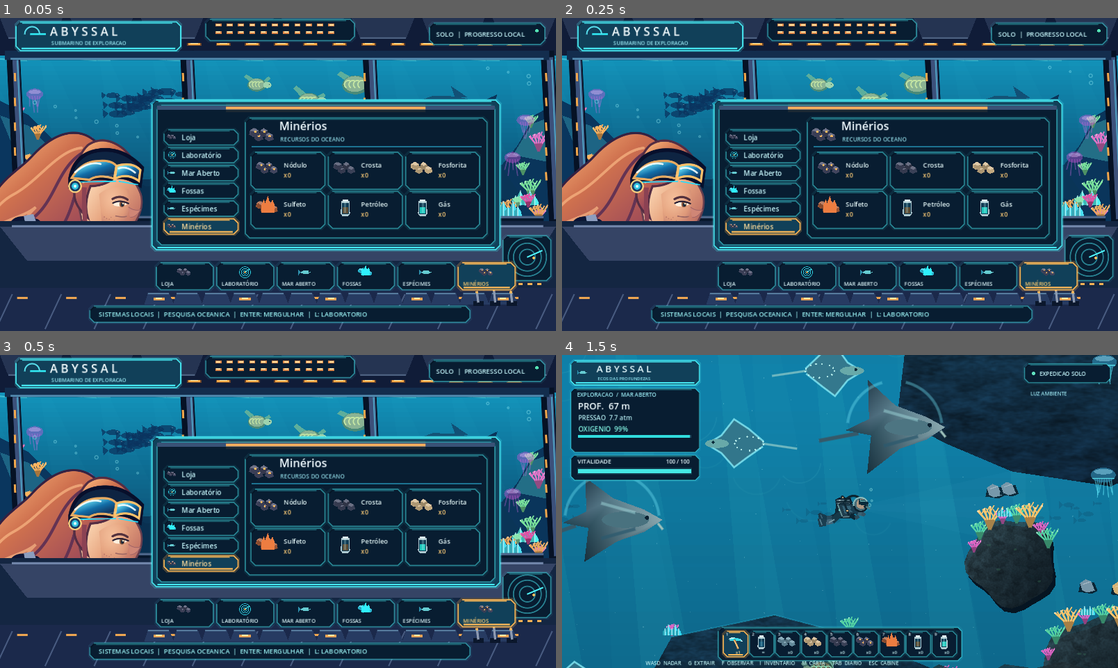
Above: before the commit, frames 1-4 (two rows, left to right).
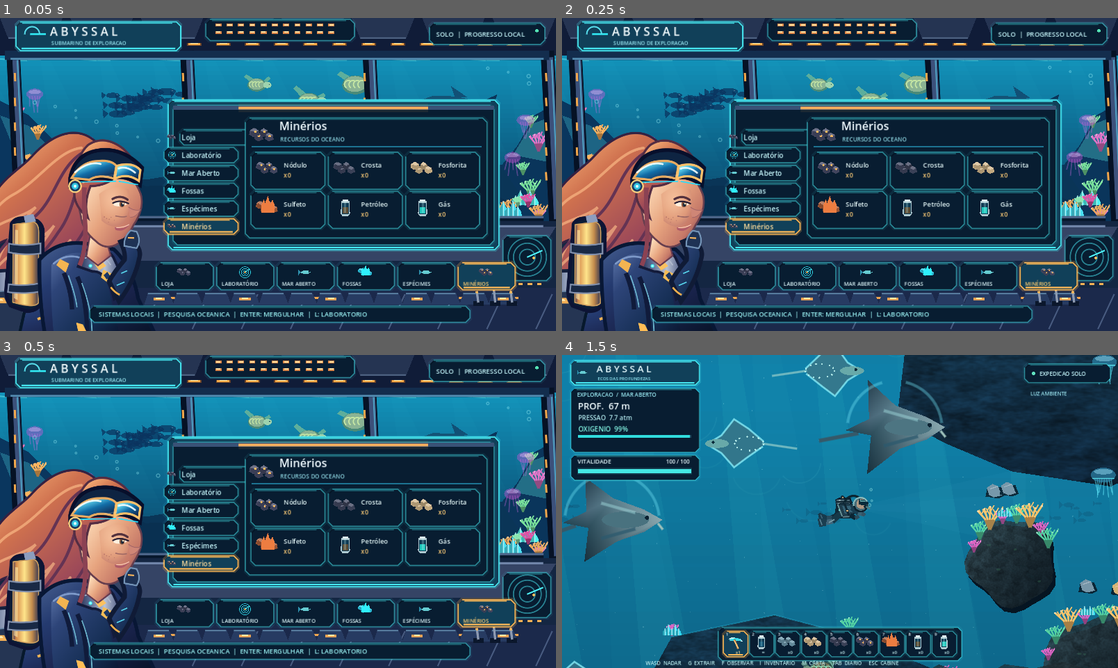
Above: after the commit, the same moments.

Repository: Esaneto/Abyssal
Game: Godot game, scene res://scenes/main.tscn
The game is run twice, just before and just after one commit, with the same random seed, the same clock (stepped at 60 frames per second) and the same inputs.
Inputs (mouse positions are in pixels of both pictures, inside the frame that each line leads up to):
- Up to frame 1 (0.05 s): no input
- Up to frame 2 (0.25 s): no input
- Up to frame 3 (0.5 s): no input
- Up to frame 4 (1.5 s): tap Enter at 0.5 s; move the mouse to (962, 495) at 0.52 s; hold D (move_right) 0.53-1.25 s; hold G (extract) 0.53-1.25 s; click (962, 495) at 0.67 s; tap Space at 0.77, 1.07 s; drag from (728, 527) to (812, 574) at 1.27 s

The runs differ from the first frame. In frame 1, 7.5% of the frame differs, in the area x 0-91%, y 25-100%; in frame 2, 7.5%; in frame 3, 7.5%; in frame 4, nothing differs.

Commit message:
art(godot): bring navigator in front of bridge console and shift touch monitor to starboard

Diff:
--- a/godot-client/scripts/native_cabin_art.gd
+++ b/godot-client/scripts/native_cabin_art.gd
@@ -17,17 +17,22 @@
 	return Rect2(360.0 + float(i) * 139.0, 563.0, 131.0, 62.0)
 
 static func click_menu(point: Vector2) -> int:
+	# Menu canvas is visually shifted/rescaled to reserve a real seat for the pilot.
+	var local := Vector2((point.x-55.0)/0.95,point.y)
 	for i in range(MENU.size()):
-		if vertical_nav(i).has_point(point) or bottom_nav(i).has_point(point):
+		if vertical_nav(i).has_point(local) or bottom_nav(i).has_point(local):
 			return i
 	return -1
 
 static func paint(canvas: Node2D, t: float, selected: int, progress: RefCounted, status: String) -> void:
 	_paint_ocean(canvas, t)
 	_paint_bridge(canvas, t)
+	_paint_console(canvas, t)
 	_paint_pilot(canvas, t)
-	_paint_console(canvas, t)
+	# Screen shifts to starboard so the pilot remains visible, not hidden.
+	canvas.draw_set_transform(Vector2(55.0,0.0),0.0,Vector2(0.95,1.0))
 	_paint_monitor(canvas, t, selected, progress)
+	canvas.draw_set_transform(Vector2.ZERO,0.0,Vector2.ONE)
 	_paint_status(canvas, t, status)
 
 static func _paint_ocean(c: CanvasItem, t: float) -> void:
